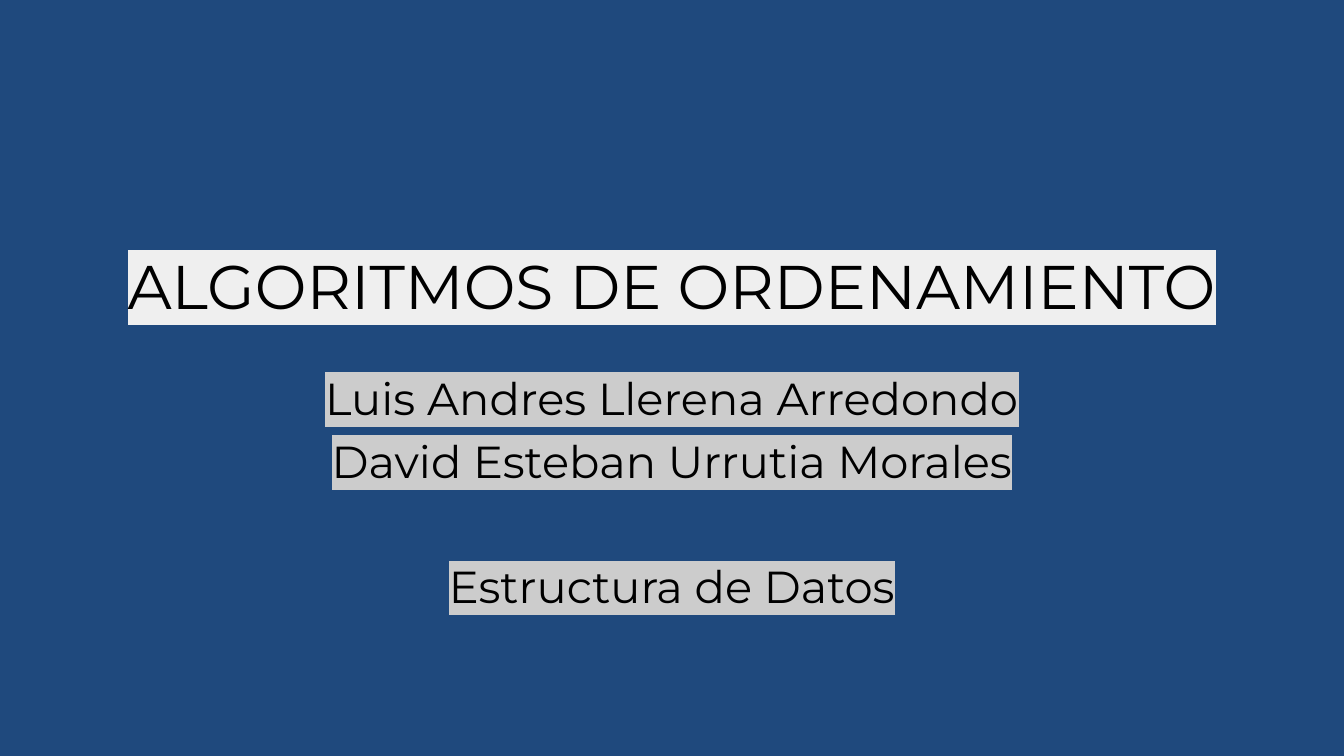
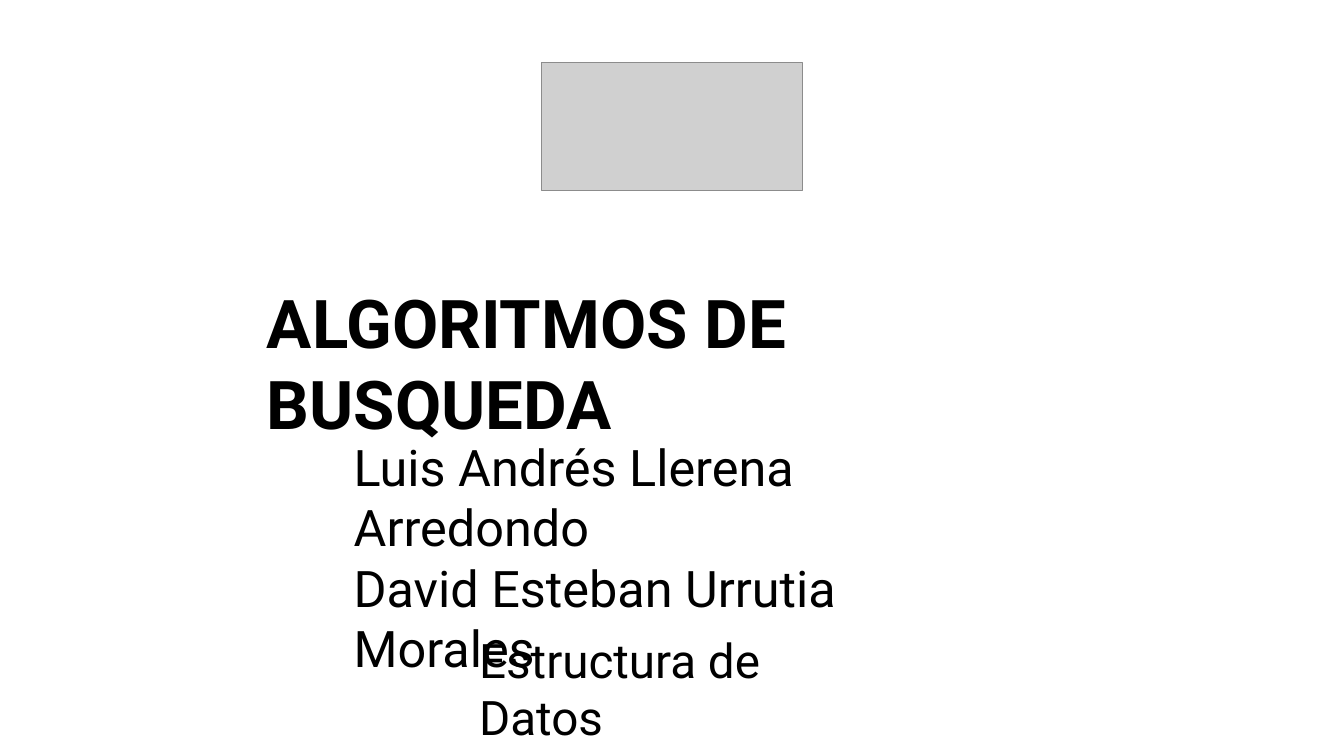
Before and after one commit to luisandresllerenax13/PROYECTO1, a slide deck: slide 1 of ALGORITMOS DE ORDENAMIENTO_EQUIP0_3.pptx. Drawn at 1344x756 pixels with LibreOffice and Linux fonts; fonts in the diff are those of the drawing; grey boxes stand for pictures. Boxes give left, top, right and bottom in pixels: in the first picture for what was removed or moved away, otherwise in the second. Text is boxed around its words. In the diff, an @@ line names an element or a change of style, - is before the commit and + after.

Commit message:
Explicacion de cada algortimo de busqueda

```diff
--- a/ALGORITMOS DE ORDENAMIENTO_EQUIP0_3.pptx
+++ b/ALGORITMOS DE ORDENAMIENTO_EQUIP0_3.pptx
@@ background #1F497D to #FFFFFF @@
@@ picture added at box(542, 63, 803, 191) @@
@@ text "ALGORITMOS DE BUSQUEDA" at box(267, 299, 786, 438): vertical alignment middle to top @@
@@ text at box(267, 299, 786, 438): text changed; size 44 to 48 pt; font Montserrat to Roboto; bold on @@
-ALGORITMOS DE ORDENAMIENTO
+ALGORITMOS DE BUSQUEDA
@@ text "Luis Andrés Llerena Arredondo": place and size @@
-text "Luis Andrés Llerena Arredondo" at box(325, 381, 1018, 604)
+text "Luis Andrés Llerena Arredondo" at box(354, 448, 836, 679)
@@ text at box(354, 448, 794, 547): text changed; size 32 to 36 pt; font Montserrat to Roboto @@
-Luis Andres Llerena Arredondo
+Luis Andrés Llerena Arredondo
@@ text at box(354, 569, 836, 679): size 32 to 36 pt, font Montserrat to Roboto, highlight #CCCCCC to none in "David Esteban Urrutia Morales"; alignment centre to left; less space between paragraphs @@
@@ text at box(449, 560, 895, 604): paragraph removed @@
-Estructura de Datos
@@ text added at box(479, 640, 760, 736), 34 pt, text #000000 @@
+Estructura de Datos
```
Also in this commit, not shown: 3 other slides changed, 8 slides added.
